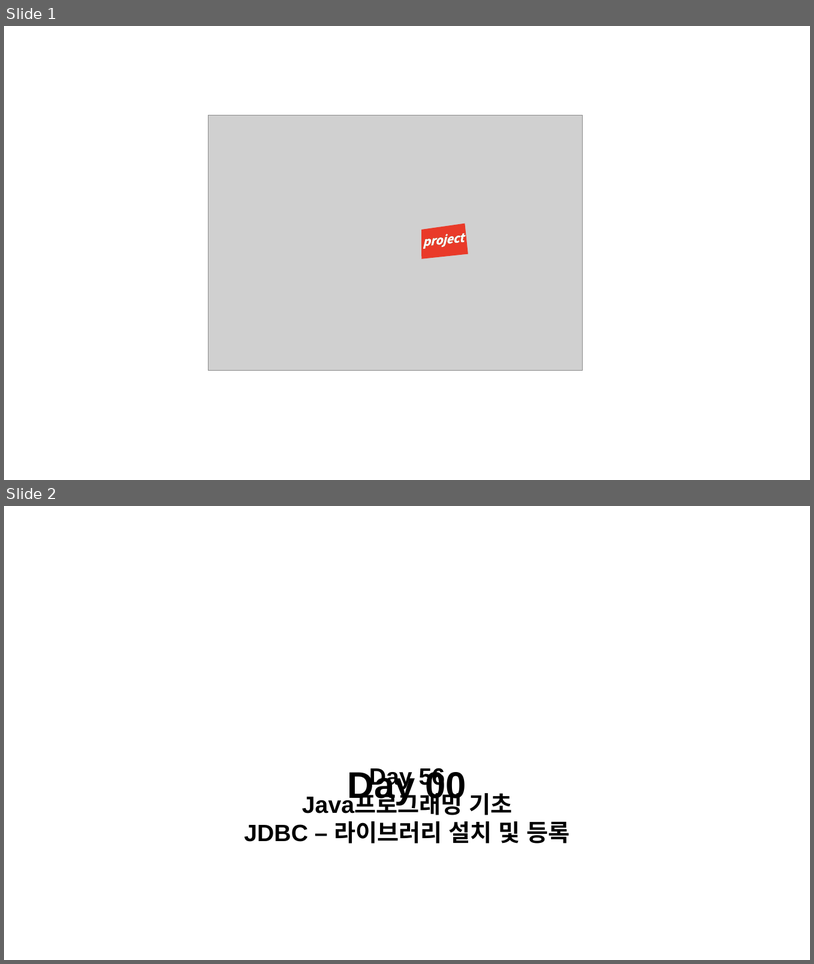
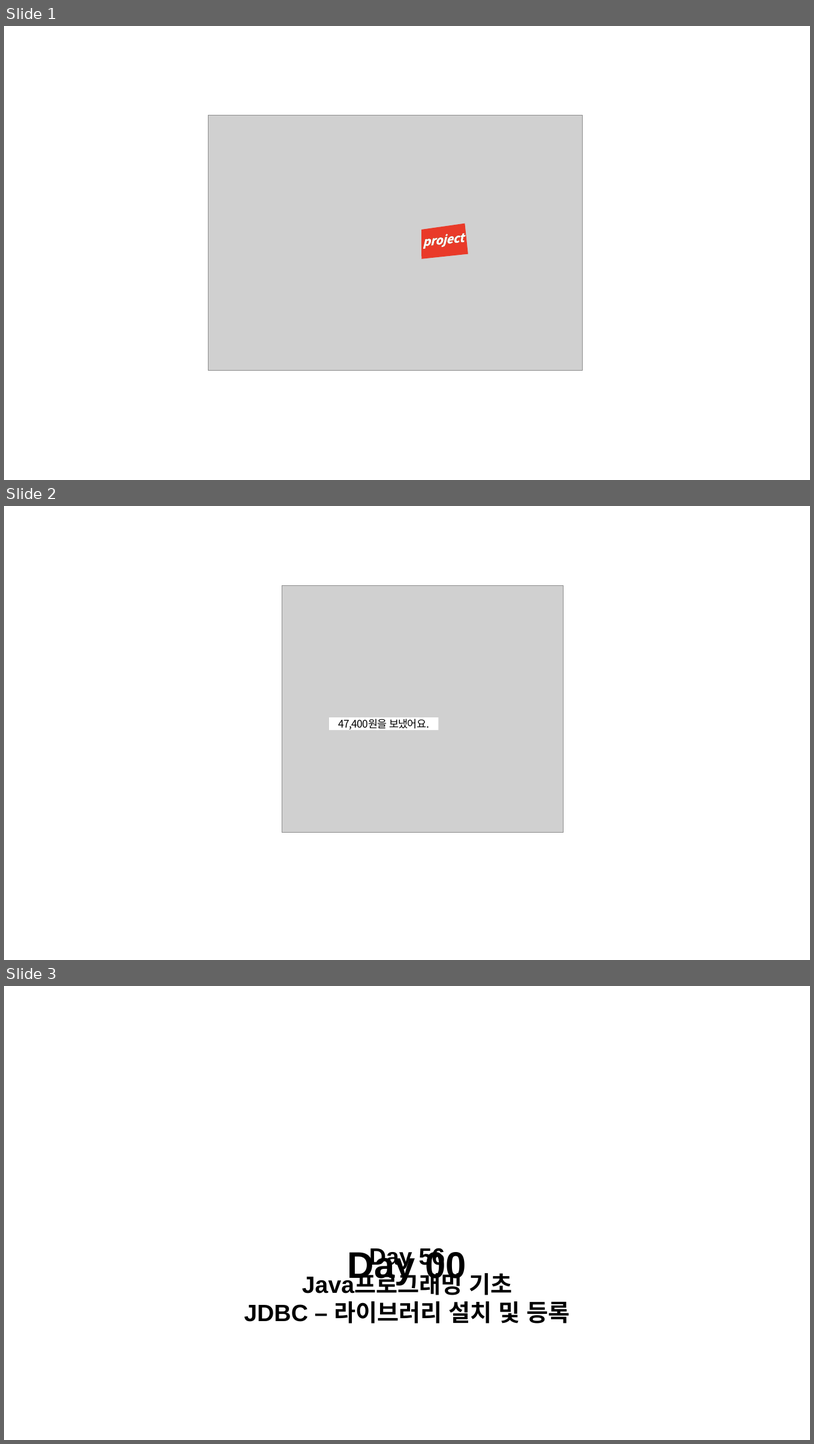
Before and after one commit to kknaks/kknaks.github.io, a slide deck: assets/img/posts/ClassThumbnail.pptx. Shown one above the other, each under a label of ours: slides 1 and 2 before the commit, slides 1, 2 and 3 after it. The pictures are 814x964 and 814x1444 pixels, drawn with LibreOffice and Linux fonts; fonts in the diff are those of the drawing; grey boxes stand for pictures; background and template pictures are left out. Boxes give left, top, right and bottom in pixels: in the first picture for what was removed or moved away, otherwise in the second. Text is boxed around its words. In the diff, an @@ line names an element or a change of style, - is before the commit and + after.

```diff
--- a/assets/img/posts/ClassThumbnail.pptx
+++ b/assets/img/posts/ClassThumbnail.pptx
@@ slide 2 added at (x1=4, y1=506, x2=810, y2=960), background #FFFFFF @@
@@ picture added at (x1=282, y1=585, x2=564, y2=832) @@
@@ rectangle added at (x1=329, y1=717, x2=439, y2=730), fill #FFFFFF, 12.5 pt, text #000000 @@
+47,400원을 보냈어요.
@@ what was slide 2 is now slide 3 @@
```
Also in this commit, not shown: 2 other slides added, 7 other files.
